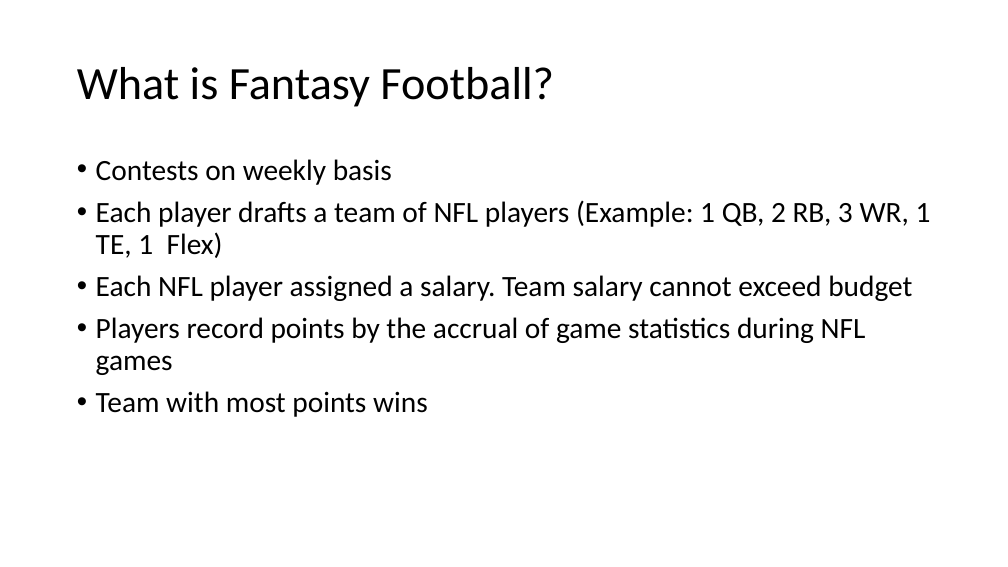
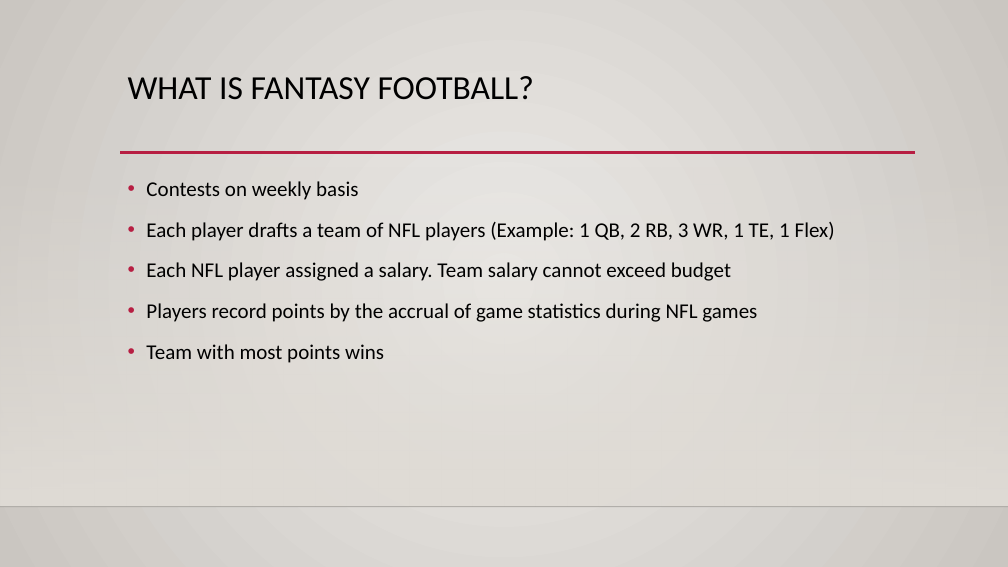
Before and after one commit to hjgoode3/NYCDSA_Python_Project, a slide deck: slide 2 of HG_Project_Presentation.pptx. Drawn at 1008x567 pixels with LibreOffice and Linux fonts; fonts in the diff are those of the drawing; background and template pictures are left out. Boxes give left, top, right and bottom in pixels: in the first picture for what was removed or moved away, otherwise in the second. Text is boxed around its words. In the diff, an @@ line names an element or a change of style, - is before the commit and + after.

```diff
--- a/HG_Project_Presentation.pptx
+++ b/HG_Project_Presentation.pptx
@@ background #FFFFFF to gradient #ECEAE7 to #CAC7C1 @@
@@ title "WHAT IS FANTASY FOOTBALL?" at [128, 76, 534, 100]: vertical alignment middle to top @@
@@ title at [128, 76, 534, 100]: text changed; size 44 to 32 pt @@
-What is Fantasy Football?
+WHAT IS FANTASY FOOTBALL?
@@ rectangle added at [0, 167, 1008, 507], fill gradient #DFDBD5 @@
@@ text "Contests on weekly basis": place and size @@
-text "Contests on weekly basis" at [96, 159, 931, 417]
+text "Contests on weekly basis" at [146, 181, 835, 363]
@@ text "Contests on weekly basis" at [146, 181, 835, 363]: size 28 to 20 pt; line spacing 0.9 to 1.2 @@
@@ line added from (120, 153) to (915, 153), #B71E42 2.5 pt @@
@@ line added from (0, 507) to (1008, 507), #000001 1 pt @@
```
Also in this commit, not shown: 11 other slides changed, 1 slide added, 1 slide removed, 5 other files.
